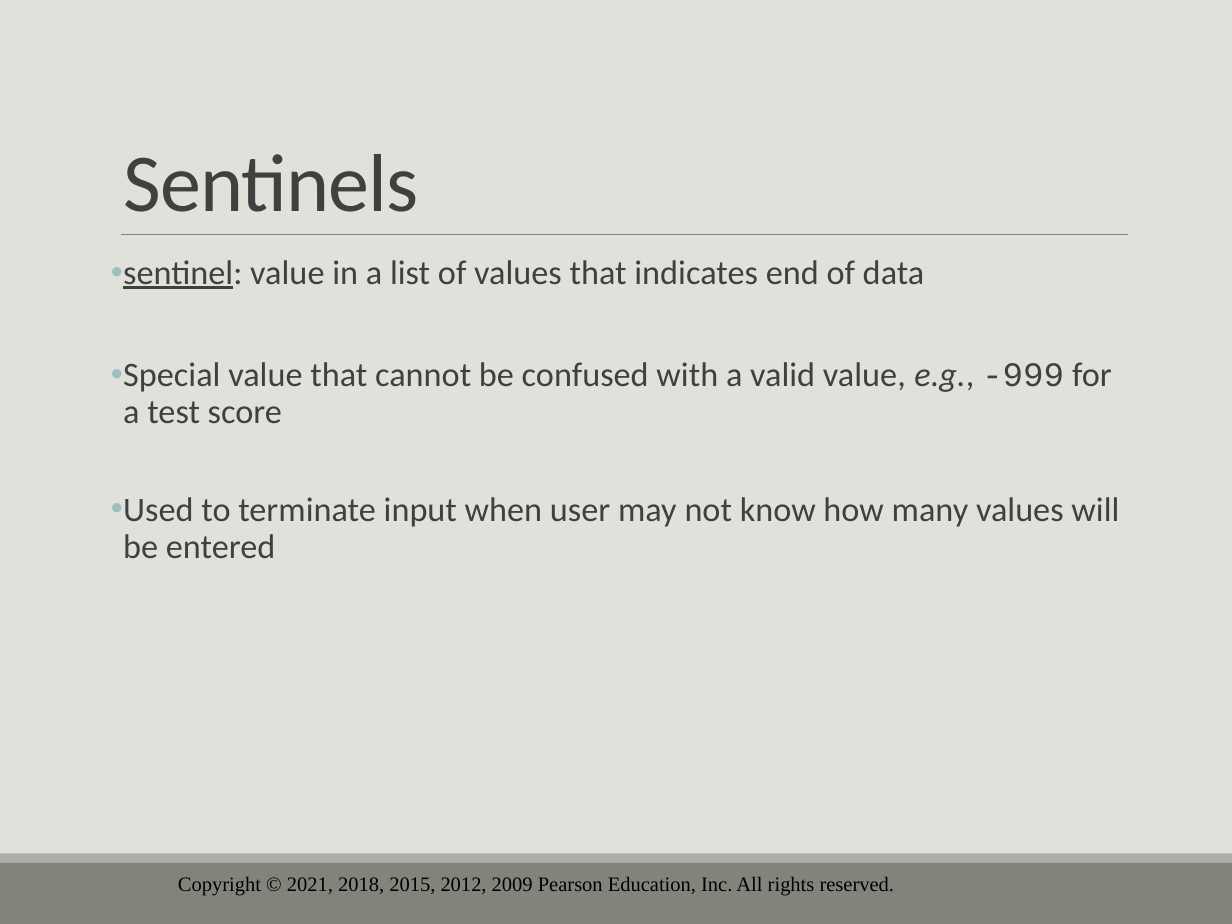
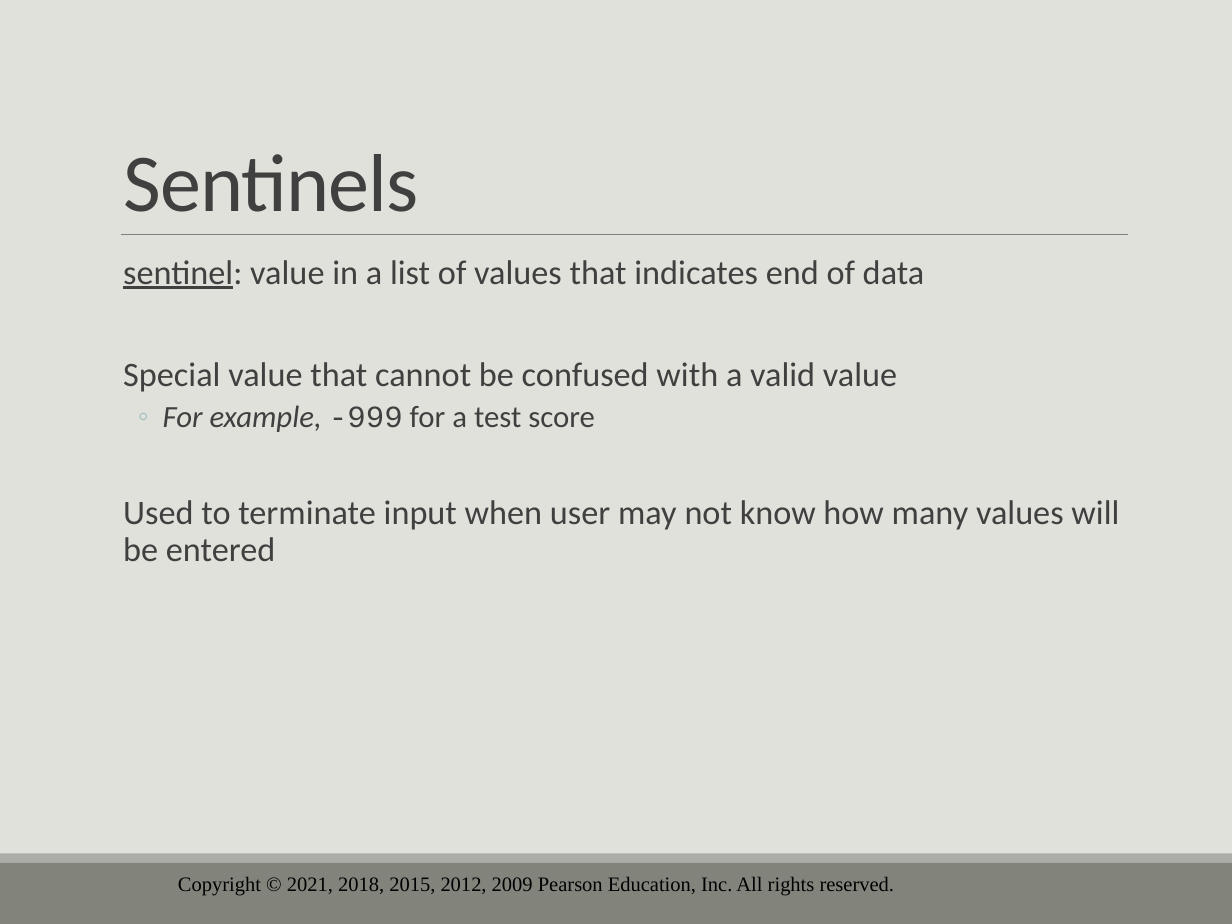
Before and after one commit to drolsonmi/eng1400, a slide deck: slide 40 of 1400_05_Loops and Files.pptx (slide 49 before the commit). Drawn at 1232x924 pixels with LibreOffice and Linux fonts; fonts in the diff are those of the drawing; background and template pictures are left out. Boxes give left, top, right and bottom in pixels: in the first picture for what was removed or moved away, otherwise in the second. Text is boxed around its words. In the diff, an @@ line names an element or a change of style, - is before the commit and + after.

```diff
--- a/1400_05_Loops and Files.pptx
+++ b/1400_05_Loops and Files.pptx
@@ text at [123,260,1119,561]: bullet • to   @@
@@ text at [123,362,897,432]: text changed @@
-• Special value that cannot be confused with a valid value, e.g., -999 for a test score
+  Special value that cannot be confused with a valid value
+  ◦ For example, -999 for a test score
```
Also in this commit, not shown: 15 other slides changed, 9 slides removed, 3 other files.
